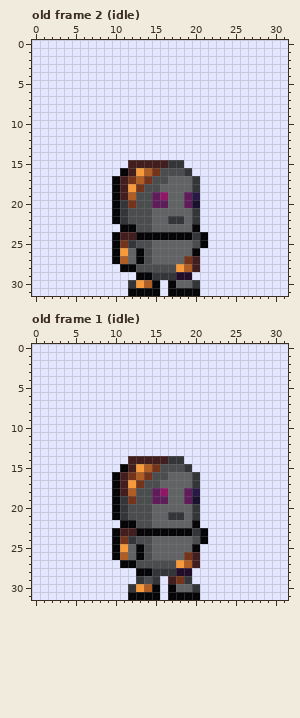
Pixel-art file: game/code/assets/art/prota/aseprite/Sprite-prota-animation-full.aseprite. Above, as it was before the edit.
32x32 pixels, 4 frames. Shown: old frame 2 (idle), old frame 1 (idle). The commit also changed other frames, which this record leaves out.
New version:
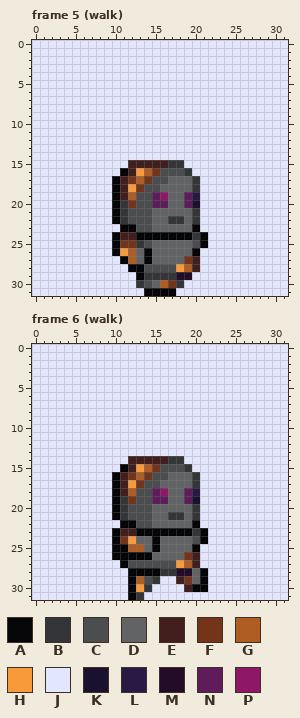
Palette (. is transparent): A #060608  B #333538  C #4c4d4e  D #616365  E #431e1e  F #74341a  G #af5d23  H #f8993a  J #e3e6ff  K #1a112e  L #291945  M #220c27  N #5e1c5a  P #8f1767
A new or re-ordered frame is compared with the old frame closest to it.
Difference:
frames 4 -> 9
Frame 5 (walk) is new; against old frame 2 (idle), layer "sprite":
y 25: x 12..13 BC -> FB
y 26: x 12..14 DAC -> GDA
y 27: x 10..14 AGDAC -> JAGDA
y 28: x 11 A -> J; x 13 C -> A
y 29: x 14 A -> B
y 30: x 12..20 BHGAJADDB -> JBCDGFBJJ
y 31: x 12..13 AA -> JJ; x 16 J -> A; x 18..20 AAA -> JJJ
Frame 6 (walk) is new; against old frame 1 (idle), layer "sprite":
y 24: x 12..15 BCCD -> HDDA
y 25: x 11..15 HDACD -> AGGDA
y 26: x 11..12 GD -> AA; x 14 C -> A
y 27: x 12 A -> C
y 28: x 12 J -> A; x 15 B -> A; x 20..21 JJ -> DA
y 29: x 12..13 JB -> AG; x 17..21 EFBJJ -> JEFDA
y 30: x 12 B -> A; x 14..15 GA -> BJ; x 17..21 ADDBJ -> JJEAA
y 31: x 13..15 AAA -> BJJ; x 17..20 AAAA -> JJJJ
Changed places in both pictures, as pixel boxes (x1, y1, x2, y2):
changed: (112, 240, 200, 296)
changed: (120, 536, 208, 600)
